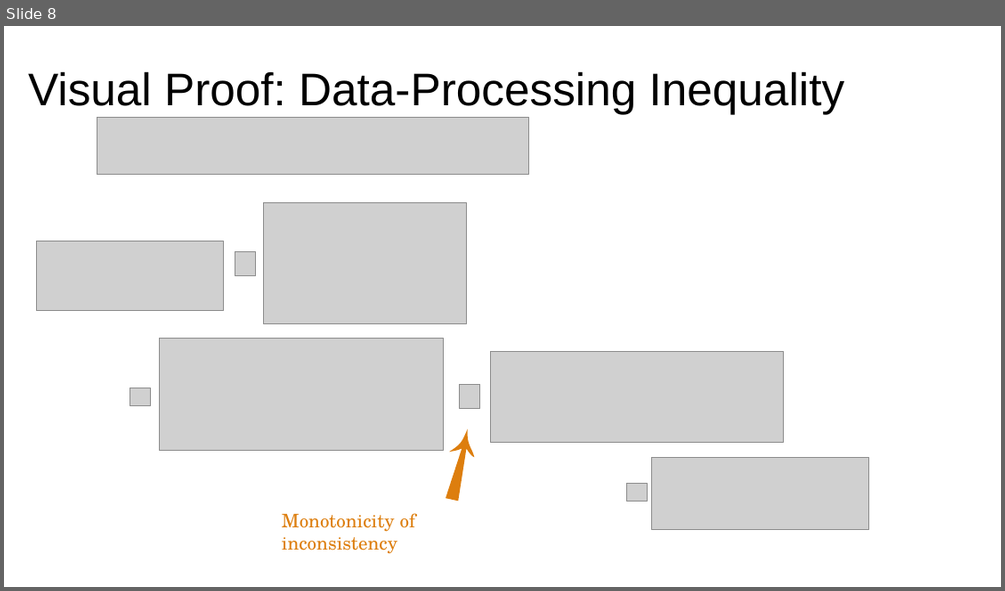
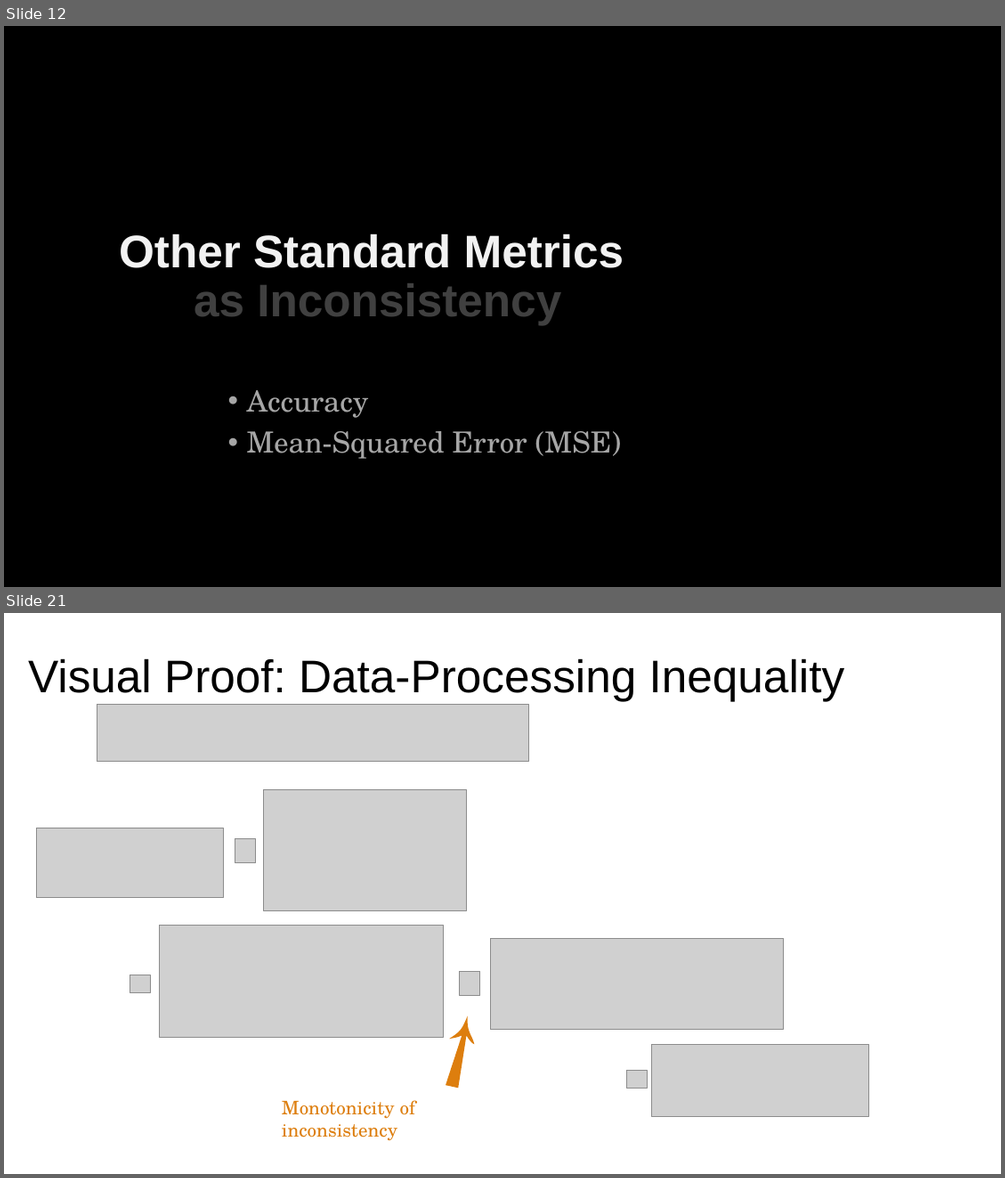
Before and after one commit to orichardson/pdg-expts, a slide deck: present/AISTATS-2022/one-true-loss.pptx. Shown one above the other, each under a label of ours: slide 8 before the commit, slides 12 and 21 after it; the slides between them are not shown. The pictures are 1005x591 and 1005x1178 pixels, drawn with LibreOffice and Linux fonts; fonts in the diff are those of the drawing; grey boxes stand for pictures. Boxes give left, top, right and bottom in pixels: in the first picture for what was removed or moved away, otherwise in the second. Text is boxed around its words. In the diff, an @@ line names an element or a change of style, - is before the commit and + after.

```diff
--- a/present/AISTATS-2022/one-true-loss.pptx
+++ b/present/AISTATS-2022/one-true-loss.pptx
@@ slide 12 added at [4, 26, 1001, 587], background #000000 @@
@@ title added at [119, 233, 624, 325], 44 pt, text #F2F2F2, bold @@
+Other Standard Metrics
+as Inconsistency
@@ text added at [247, 390, 622, 459], 28 pt, text #A6A6A6 @@
+• Accuracy
+• Mean-Squared Error (MSE)
@@ what was slide 8 is now slide 21 @@
```
Also in this commit, not shown: 4 slides changed, 18 other slides added, 3 slides removed, 2 other files.
